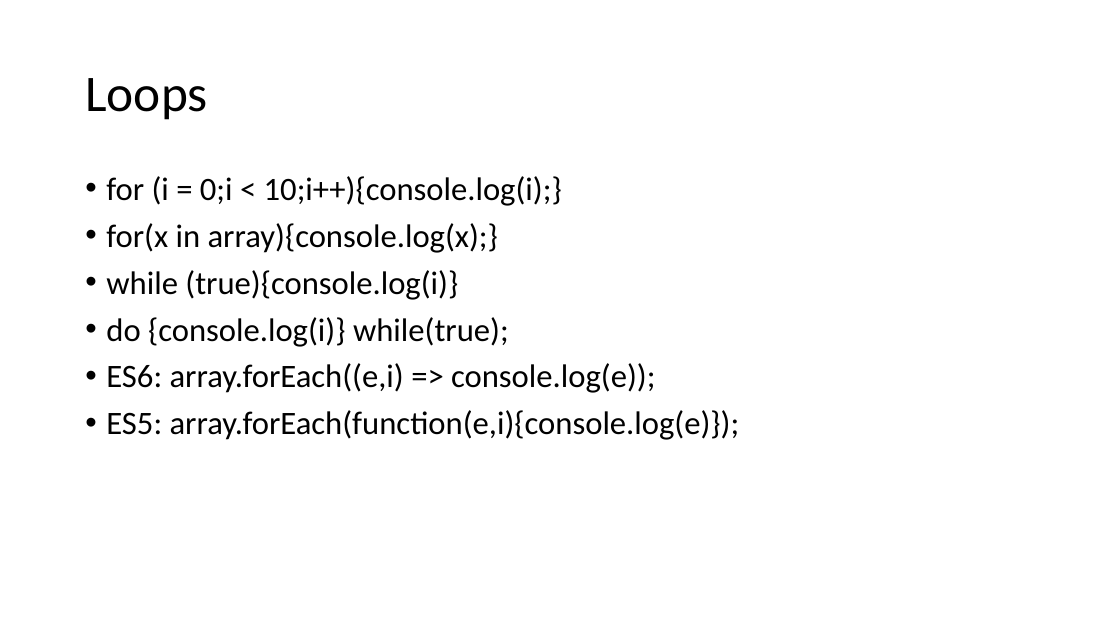
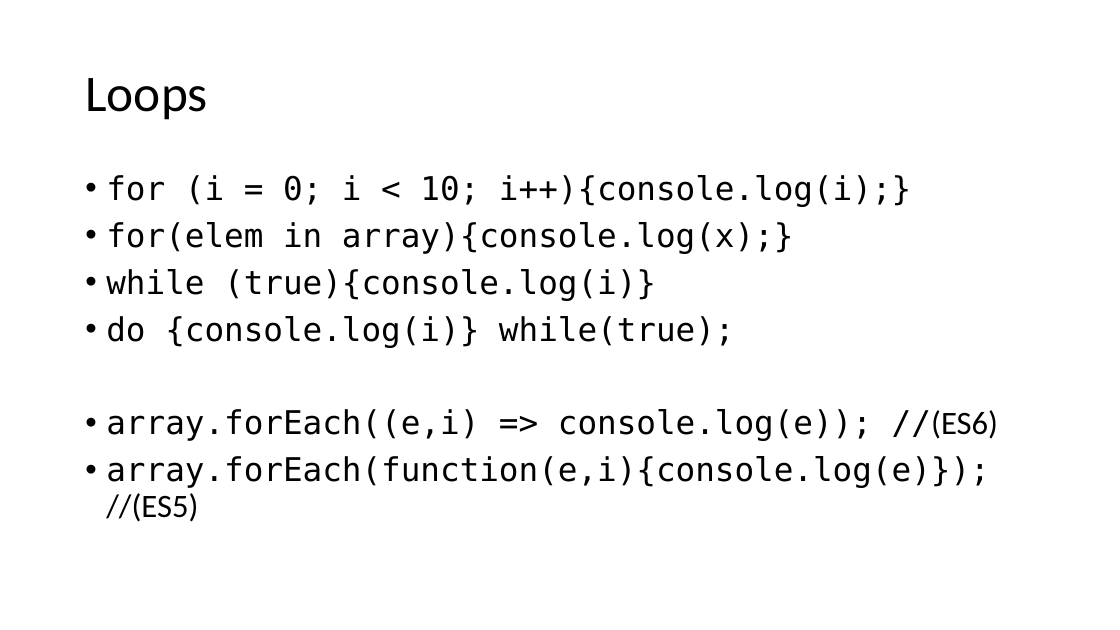
Before and after one commit to martiph/JSTraining_ICT-Campus, a slide deck: slide 11 of JSTraining.pptx. Drawn at 1120x630 pixels with LibreOffice and Linux fonts; fonts in the diff are those of the drawing. Boxes give left, top, right and bottom in pixels: in the first picture for what was removed or moved away, otherwise in the second. Text is boxed around its words. In the diff, an @@ line names an element or a change of style, - is before the commit and + after.

```diff
--- a/JSTraining.pptx
+++ b/JSTraining.pptx
@@ text at (106, 175, 911, 254): text changed; font Calibri to DejaVu Sans Mono @@
-• for (i = 0;i < 10;i++){console.log(i);}
-• for(x in array){console.log(x);}
+• for (i = 0; i < 10; i++){console.log(i);}
+• for(elem in array){console.log(x);}
@@ text at (106, 269, 735, 348): font Calibri to DejaVu Sans Mono in "while (true){console.log(i)}", "do {console.log(i)} while(true);" @@
@@ text at (106, 409, 999, 522): text changed; font Calibri to DejaVu Sans Mono @@
-• ES6: array.forEach((e,i) => console.log(e));
-• ES5: array.forEach(function(e,i){console.log(e)});
+• array.forEach((e,i) => console.log(e)); //(ES6)
+• array.forEach(function(e,i){console.log(e)}); //(ES5)
```
Also in this commit, not shown: 10 other slides changed, 1 slide added, 1 slide removed.
